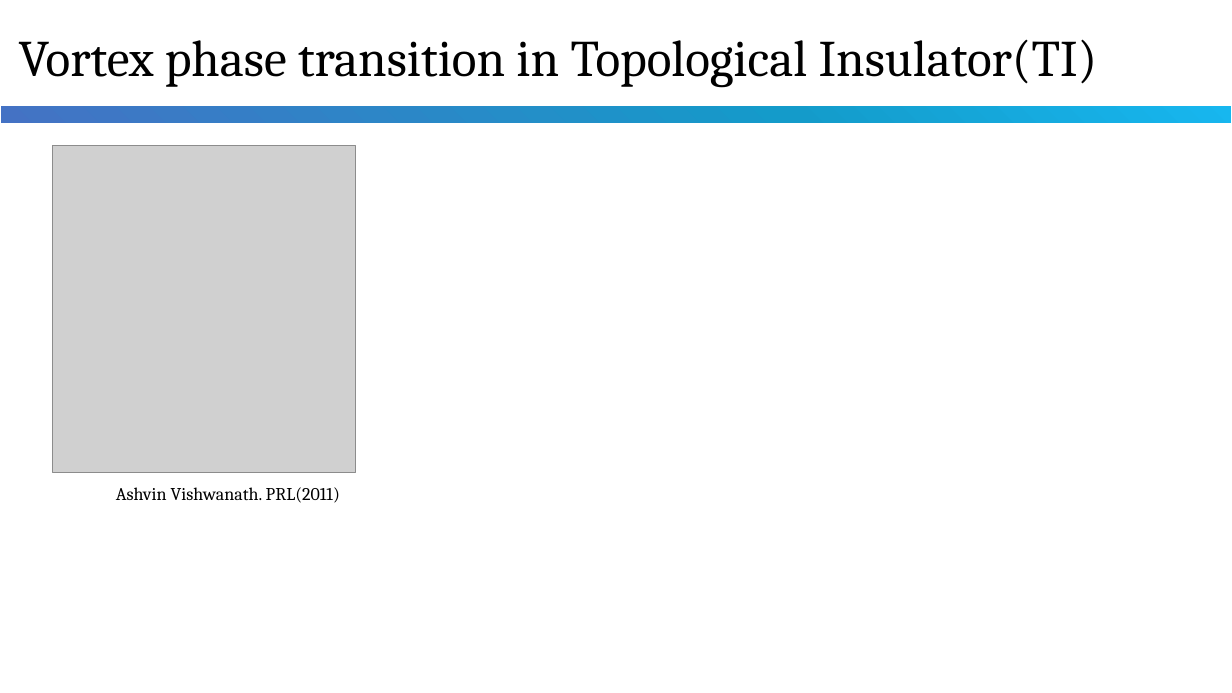
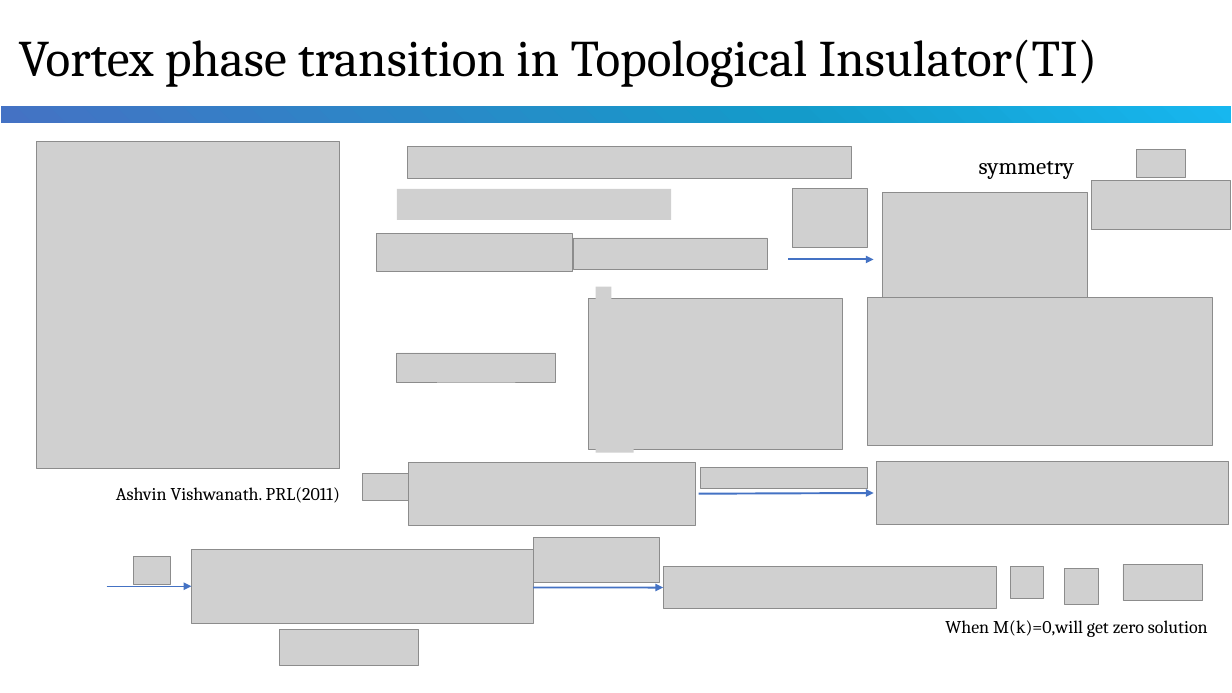
Before and after one commit to WCheng111/physics-computation, a slide deck: slide 10 of vortex.pptx. Drawn at 1232x693 pixels with LibreOffice and Linux fonts; fonts in the diff are those of the drawing; grey boxes stand for pictures; background and template pictures are left out. Boxes give left, top, right and bottom in pixels: in the first picture for what was removed or moved away, otherwise in the second. Text is boxed around its words. In the diff, an @@ line names an element or a change of style, - is before the commit and + after.

```diff
--- a/vortex.pptx
+++ b/vortex.pptx
@@ picture moved from (x1=53, y1=145, x2=356, y2=472) to (x1=37, y1=141, x2=340, y2=469) @@
@@ picture added at (x1=408, y1=146, x2=852, y2=178) @@
@@ text added at (x1=979, y1=161, x2=1074, y2=179), 18 pt, text #000000 @@
+symmetry
@@ picture added at (x1=1137, y1=150, x2=1186, y2=177) @@
@@ picture added at (x1=397, y1=189, x2=672, y2=220) @@
@@ picture added at (x1=793, y1=189, x2=868, y2=247) @@
@@ picture added at (x1=883, y1=193, x2=1088, y2=299) @@
@@ picture added at (x1=1092, y1=180, x2=1231, y2=229) @@
@@ picture added at (x1=377, y1=234, x2=573, y2=272) @@
@@ picture added at (x1=573, y1=238, x2=767, y2=270) @@
@@ arrow added from (788, 260) to (873, 260), #4472C4 1.5 pt @@
@@ picture added at (x1=589, y1=299, x2=842, y2=450) @@
@@ picture added at (x1=596, y1=287, x2=612, y2=323) @@
@@ picture added at (x1=868, y1=298, x2=1213, y2=445) @@
@@ picture added at (x1=397, y1=353, x2=556, y2=382) @@
@@ picture added at (x1=596, y1=416, x2=634, y2=453) @@
@@ picture added at (x1=362, y1=473, x2=412, y2=500) @@
@@ picture added at (x1=409, y1=462, x2=695, y2=525) @@
@@ picture added at (x1=701, y1=468, x2=868, y2=488) @@
@@ picture added at (x1=877, y1=462, x2=1229, y2=525) @@
@@ arrow added from (699, 494) to (873, 494), #4472C4 1.5 pt @@
@@ picture added at (x1=533, y1=538, x2=659, y2=582) @@
@@ picture added at (x1=134, y1=557, x2=171, y2=584) @@
@@ picture added at (x1=191, y1=550, x2=533, y2=624) @@
@@ picture added at (x1=664, y1=567, x2=997, y2=608) @@
@@ picture added at (x1=1010, y1=567, x2=1043, y2=598) @@
@@ picture added at (x1=1065, y1=568, x2=1099, y2=604) @@
@@ picture added at (x1=1123, y1=565, x2=1202, y2=601) @@
@@ arrow added from (106, 586) to (191, 586), #4472C4 0.5 pt @@
@@ arrow added from (533, 588) to (664, 588), #4472C4 1.5 pt @@
@@ picture added at (x1=279, y1=629, x2=419, y2=665) @@
@@ text added at (x1=945, y1=620, x2=1208, y2=637), 14 pt, text #000000 @@
+When M(k)=0,will get zero solution
```
Also in this commit, not shown: 5 other slides changed, 1 slide added, 3 slides removed, 2 other files.
